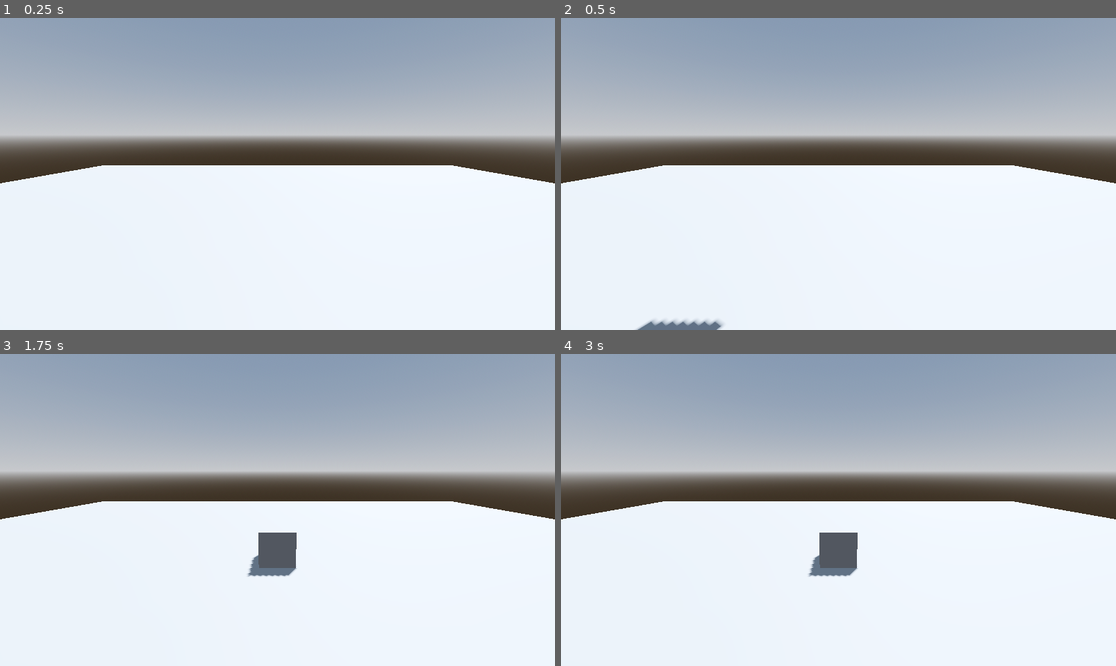
Above: before the commit, frames 1-4 (two rows, left to right).
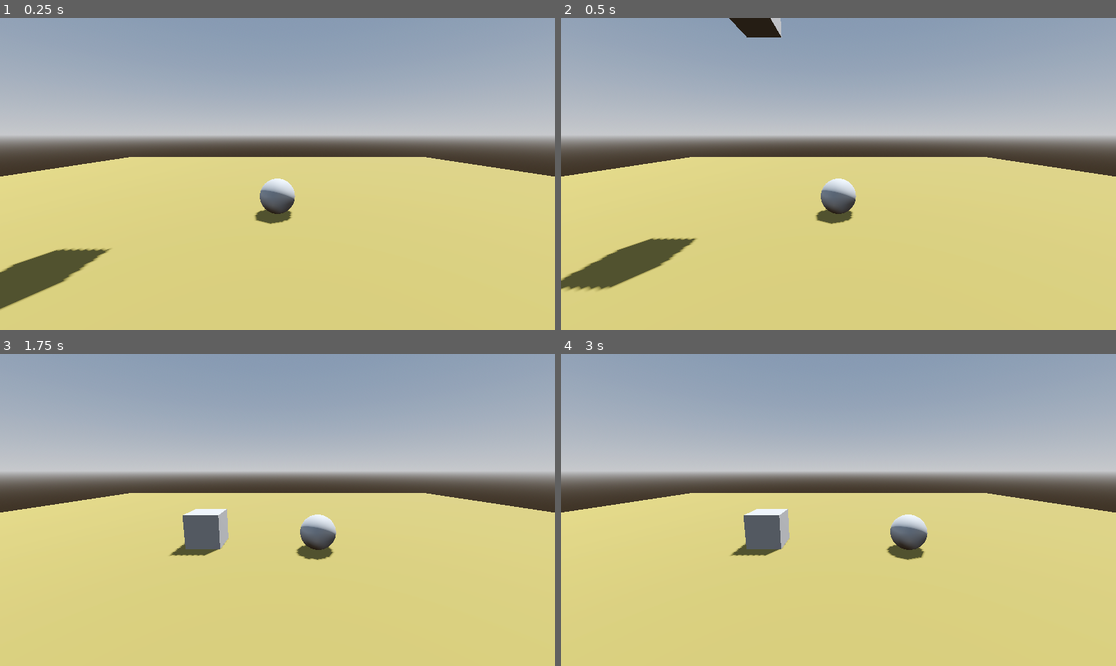
Above: after the commit, the same moments.

Repository: wonjaegang/godotTest2023
Game: Godot game, scene res://Level.tscn
Same seed, same stepped clock (60 frames per second), same inputs: the game is played once before the commit and once after it. The project has no main scene, so this scene is started directly.
Inputs (mouse positions are in pixels of both pictures, inside the frame that each line leads up to):
- Up to frame 1 (0.25 s): no input
- Up to frame 2 (0.5 s): no input
- Up to frame 3 (1.75 s): move the mouse to (399, 494) at 0.52 s; click (399, 494) at 0.67 s; move the mouse to (166, 525) at 1.27 s; click (166, 525) at 1.42 s
- Up to frame 4 (3 s): move the mouse to (894, 441) at 2.02 s; click (894, 441) at 2.17 s; tap Enter at 2.75 s; move the mouse to (810, 572) at 2.77 s; click (810, 572) at 2.92 s

The runs differ from the first frame. In frame 1, 54% of the frame differs, in the area x 0-100%, y 44-100%; in frame 2, 54%, in the area x 0-100%, y 0-100%; in frame 3, 54%; in frame 4, 54%.

Commit message:
Add Steve, move/roll script

Diff:
--- a/Level.tscn
+++ b/Level.tscn
@@ -1,4 +1,7 @@
-[gd_scene load_steps=8 format=3 uid="uid://4kpm6gxjisy0"]
+[gd_scene load_steps=11 format=3 uid="uid://4kpm6gxjisy0"]
+
+[ext_resource type="PackedScene" uid="uid://ctawk608inmq7" path="res://assets/steve.tscn" id="1_f3ibi"]
+[ext_resource type="Script" path="res://scripts/steve.gd" id="2_uqi6x"]
 
 [sub_resource type="ProceduralSkyMaterial" id="ProceduralSkyMaterial_nqyfq"]
 sky_horizon_color = Color(0.64625, 0.65575, 0.67075, 1)
@@ -20,7 +23,11 @@
 [sub_resource type="BoxShape3D" id="BoxShape3D_iulns"]
 size = Vector3(30, 1, 30)
 
+[sub_resource type="StandardMaterial3D" id="StandardMaterial3D_3nxjq"]
+albedo_color = Color(0.498039, 0.435294, 0.207843, 1)
+
 [sub_resource type="BoxMesh" id="BoxMesh_41lfq"]
+material = SubResource("StandardMaterial3D_3nxjq")
 size = Vector3(30, 1, 30)
 
 [node name="Node3D" type="Node3D"]
@@ -33,7 +40,7 @@
 shadow_enabled = true
 
 [node name="Box" type="RigidBody3D" parent="."]
-transform = Transform3D(1, 0, 0, 0, 1, 0, 0, 0, 1, 0, 9.25327, 0)
+transform = Transform3D(1, 0, 0, 0, 1, 0, 0, 0, 1, -2.14528, 7.15477, -0.447701)
 
 [node name="CollisionShape3D" type="CollisionShape3D" parent="Box"]
 shape = SubResource("BoxShape3D_7o21i")
@@ -45,10 +52,13 @@
 transform = Transform3D(1, 0, 0, 0, 0.982011, 0.188821, 0, -0.188821, 0.982011, 0.00386858, 2.71568, 5.58379)
 
 [node name="Floor" type="StaticBody3D" parent="."]
-transform = Transform3D(1, 0, 0, 0, 1, 0, 0, 0, 1, 0, -0.355718, 3.44075)
 
 [node name="CollisionShape3D" type="CollisionShape3D" parent="Floor"]
 shape = SubResource("BoxShape3D_iulns")
 
 [node name="MeshInstance3D" type="MeshInstance3D" parent="Floor"]
 mesh = SubResource("BoxMesh_41lfq")
+
+[node name="Steve" parent="." instance=ExtResource("1_f3ibi")]
+transform = Transform3D(1, 0, 0, 0, 1, 0, 0, 0, 1, 0, 1, 0)
+script = ExtResource("2_uqi6x")
--- /dev/null
+++ b/assets/steve.tscn
@@ -0,0 +1,16 @@
+[gd_scene load_steps=4 format=3 uid="uid://ctawk608inmq7"]
+
+[ext_resource type="Material" uid="uid://dyalft4sf2e28" path="res://imports/luxoMaterial.tres" id="1_2ys2i"]
+
+[sub_resource type="SphereShape3D" id="SphereShape3D_00g3l"]
+
+[sub_resource type="SphereMesh" id="SphereMesh_vy06x"]
+
+[node name="Steve" type="CharacterBody3D"]
+
+[node name="CollisionShape3D" type="CollisionShape3D" parent="."]
+shape = SubResource("SphereShape3D_00g3l")
+
+[node name="MeshInstance3D" type="MeshInstance3D" parent="."]
+material_override = ExtResource("1_2ys2i")
+mesh = SubResource("SphereMesh_vy06x")
--- /dev/null
+++ b/imports/luxoMaterial.tres
@@ -0,0 +1,9 @@
+[gd_resource type="StandardMaterial3D" load_steps=2 format=3 uid="uid://dyalft4sf2e28"]
+
+[ext_resource type="Texture2D" uid="uid://cdbrjj8dpai07" path="res://imports/playerball_luxo.png" id="1_kesxe"]
+
+[resource]
+resource_name = "luxoMaterial"
+cull_mode = 2
+albedo_texture = ExtResource("1_kesxe")
+roughness = 0.25
--- /dev/null
+++ b/scripts/steve.gd
@@ -0,0 +1,24 @@
+extends CharacterBody3D
+var isTouching = false
+var firstTouchXY = Vector2(0, 0)
+const SPEED = 5
+
+func _physics_process(delta):
+    if Input.is_mouse_button_pressed(MOUSE_BUTTON_LEFT):
+        if not isTouching:
+            firstTouchXY = get_viewport().get_mouse_position()
+            isTouching = true
+        else:
+            var currentTouchXY = get_viewport().get_mouse_position()
+            var angle = firstTouchXY.angle_to_point(currentTouchXY)
+            velocity.x = cos(angle) * SPEED
+            velocity.z = sin(angle) * SPEED
+
+    else:
+        velocity = lerp(velocity, Vector3(0, 0, 0), 0.2)
+        isTouching = false
+    move_and_slide()
+    $MeshInstance3D.rotate_z(-velocity.x / scale.x * 2 * delta)
+    $MeshInstance3D.rotate_x(velocity.z / scale.x * 2 * delta)
+    print(scale.x)
+    print(delta)
Not shown, added: imports/playerball.gltf
Not shown, added: imports/playerball.gltf.import
Not shown, added: imports/playerball_luxo.png.import
